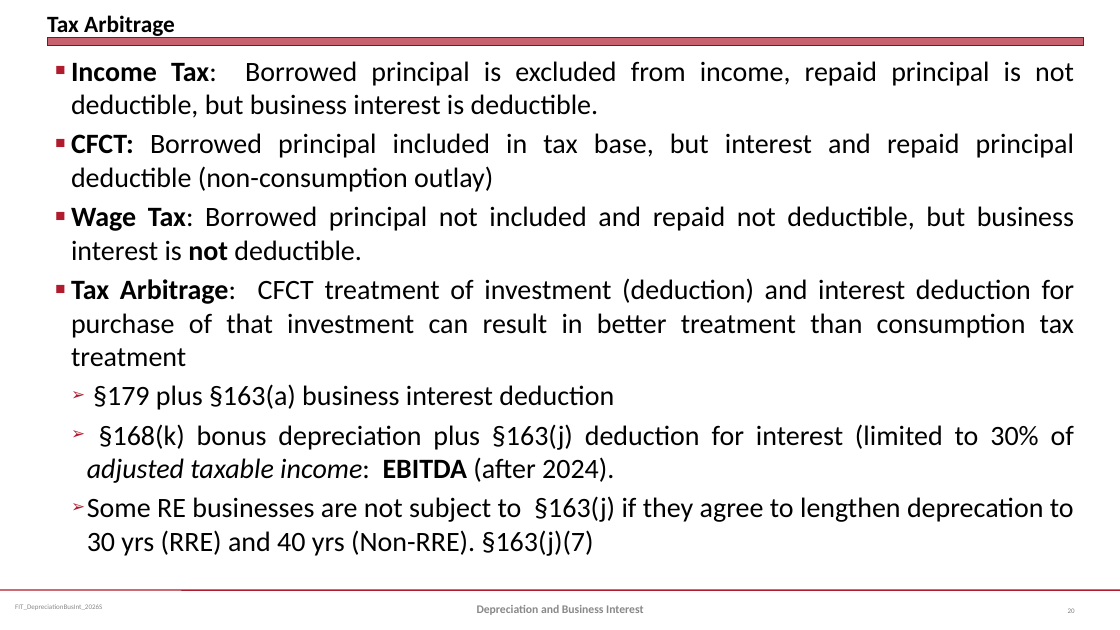
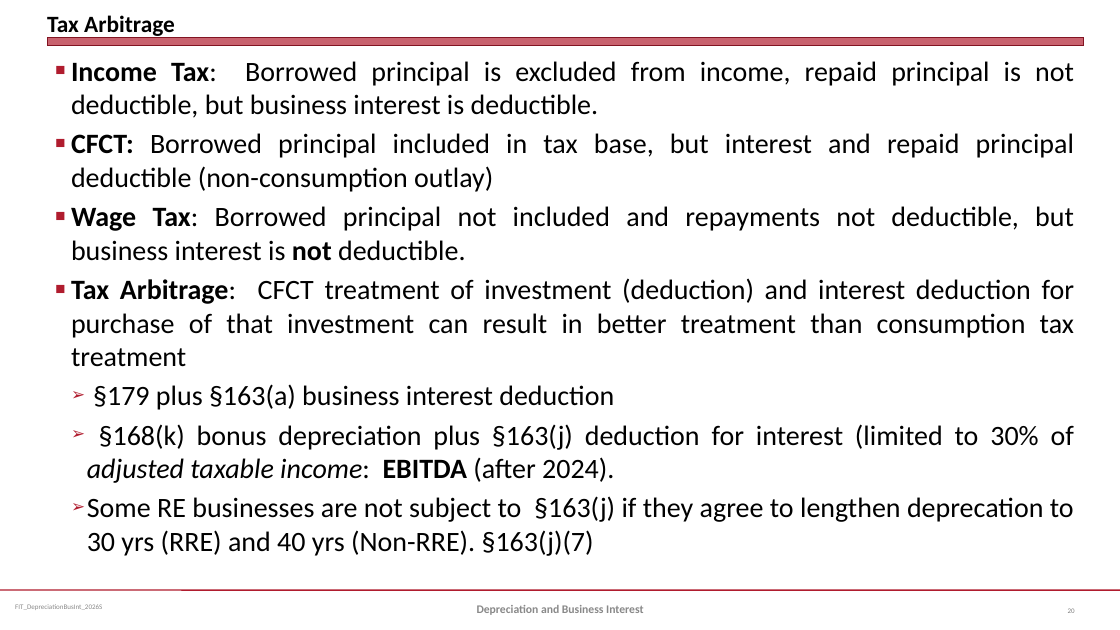
Before and after one commit to jmc877/Fed-Income-Tax, a slide deck: slide 20 of slides/FIT_DepreciationBusInt_2026S.pptx. Drawn at 1120x630 pixels with LibreOffice and Linux fonts; fonts in the diff are those of the drawing. Boxes give left, top, right and bottom in pixels: in the first picture for what was removed or moved away, otherwise in the second. Text is boxed around its words. In the diff, an @@ line names an element or a change of style, - is before the commit and + after.

```diff
--- a/slides/FIT_DepreciationBusInt_2026S.pptx
+++ b/slides/FIT_DepreciationBusInt_2026S.pptx
@@ text at (x1=71, y1=206, x2=1074, y2=261): text changed @@
-■ Wage Tax: Borrowed principal not included and repaid not deductible, but business interest is not deductible.
+■ Wage Tax: Borrowed principal not included and repayments not deductible, but business interest is not deductible.
```
Also in this commit, not shown: 5 other slides changed, 1 other file.
